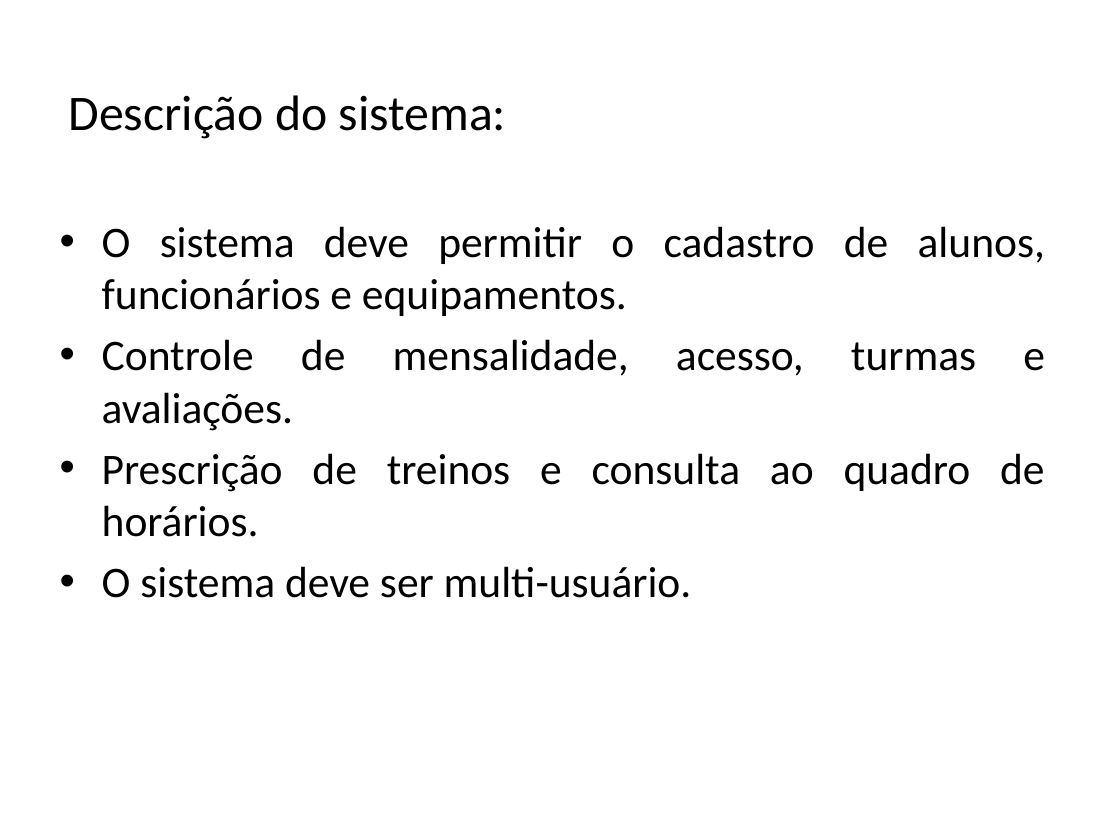
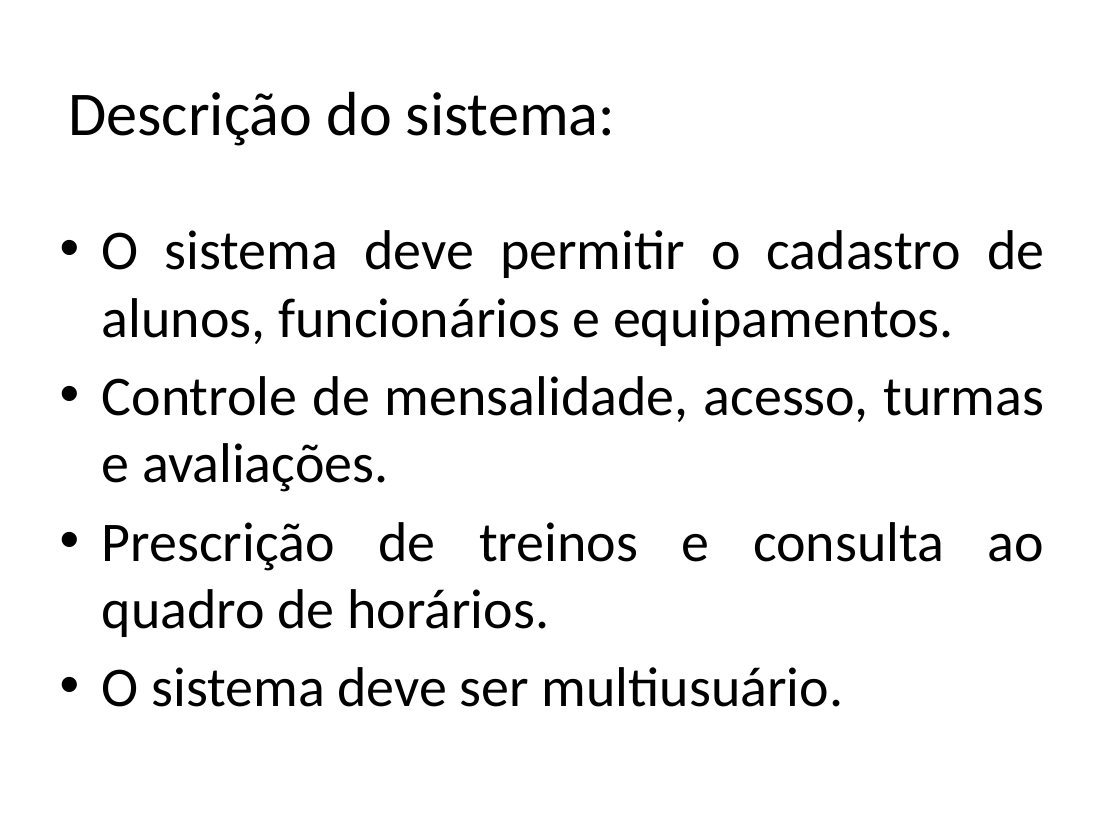
Before and after one commit to FrancescoBeghelli/TrabalhoES, a slide deck: slide 2 of Sistema Fitness.pptx. Drawn at 1120x840 pixels with LibreOffice and Linux fonts; fonts in the diff are those of the drawing. Boxes give left, top, right and bottom in pixels: in the first picture for what was removed or moved away, otherwise in the second. Text is boxed around its words. In the diff, an @@ line names an element or a change of style, - is before the commit and + after.

```diff
--- a/Sistema Fitness.pptx
+++ b/Sistema Fitness.pptx
@@ title "Descrição do sistema:" at (68, 91, 615, 146): size 32 to 40 pt @@
@@ text at (102, 230, 1044, 637): size 28 to 36 pt in "O sistema deve permitir o cadastro de ...", "Controle de mensalidade, acesso, turmas e avaliações.", "Prescrição de treinos e consulta ao quadro ..."; more space between paragraphs @@
@@ text at (102, 667, 844, 707): text changed; size 28 to 36 pt @@
-• O sistema deve ser multi-usuário.
+• O sistema deve ser multiusuário.
```
Also in this commit, not shown: 5 other slides changed, 2 slides added.
